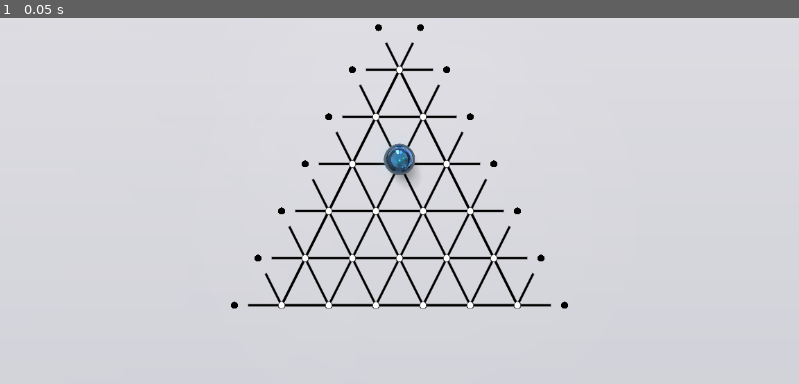
Above: before the commit, frame 1.
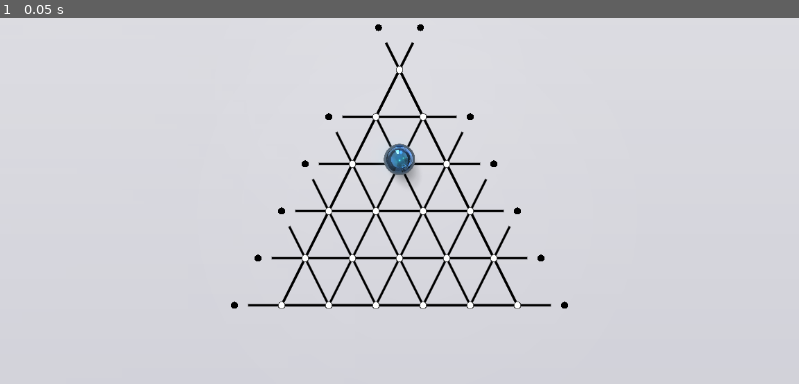
Above: after the commit, the same moment.

Repository: pegesund/trivium
Game: Godot game, scene res://root.tscn
Two runs of this game, one before a commit and one after it. Both use one fixed random seed, a clock stepped at 60 frames per second and the inputs below.
Inputs:
- Up to frame 1 (0.05 s): no input

The runs differ from the first frame. In frame 1, 0.3% of the frame differs, in the area x 33-67%, y 6-78%.

Commit message:
sticks fix

Diff:
--- a/background.gd
+++ b/background.gd
@@ -279,25 +279,33 @@
 
 	# Add horizontal sticks to the left side of the triangle
 	for row in range(rows):  # Include all rows
-		var point = grid_points[row][0]  # Leftmost point in row
-		var stick_end = draw_horizontal_stick(point, -1, standard_distance)  # Use standard distance
-
-		# Store the stick endpoint for this row
-		stick_ends[row].append({"position": stick_end, "side": "left"})
-
-		# Store the outer intersection point
-		all_intersections.append({"position": stick_end, "is_outer": true})
+		if row > 0:  # Skip the top level (row 0)
+			var point = grid_points[row][0]  # Leftmost point in row
+			var stick_end = draw_horizontal_stick(point, -1, standard_distance)  # Use standard distance
+
+			# Store the stick endpoint for this row
+			stick_ends[row].append({"position": stick_end, "side": "left"})
+
+			# Store the outer intersection point
+			all_intersections.append({"position": stick_end, "is_outer": true})
+		else:
+			# Add empty placeholder for the top row to maintain indexing
+			stick_ends[row].append({"position": Vector2.ZERO, "side": "left"})
 
 	# Add horizontal sticks to the right side of the triangle
 	for row in range(rows):  # Include all rows
-		var point = grid_points[row][row]  # Rightmost point in row
-		var stick_end = draw_horizontal_stick(point, 1, standard_distance)  # Use standard distance
-
-		# Store the stick endpoint for this row
-		stick_ends[row].append({"position": stick_end, "side": "right"})
-
-		# Store the outer intersection point
-		all_intersections.append({"position": stick_end, "is_outer": true})
+		if row > 0:  # Skip the top level (row 0)
+			var point = grid_points[row][row]  # Rightmost point in row
+			var stick_end = draw_horizontal_stick(point, 1, standard_distance)  # Use standard distance
+
+			# Store the stick endpoint for this row
+			stick_ends[row].append({"position": stick_end, "side": "right"})
+
+			# Store the outer intersection point
+			all_intersections.append({"position": stick_end, "is_outer": true})
+		else:
+			# Add empty placeholder for the top row to maintain indexing
+			stick_ends[row].append({"position": Vector2.ZERO, "side": "right"})
 
 	# Calculate diagonal directions from top point
 	var top_left_dir = (grid_points[1][0] - triangle_top).normalized()
@@ -319,31 +327,32 @@
 
 	# Now draw diagonal connections from outer grid points to black points in the layer above
 	for row in range(1, rows):  # Start from row 1 (second row) since row 0 has no layer above
-		# Connect left edge points to the left stick endpoint in the row above
-		if row < rows - 1:  # Skip the bottom row for left edge
-			var left_point = grid_points[row][0]  # Leftmost point in current row
-			var above_left_stick = stick_ends[row-1][0]["position"]  # Left stick endpoint in row above
-
-			# Draw diagonal connection
-			draw_line_with_gap(left_point, above_left_stick, gap_dist_global, grid_color, connection_width)
-
-		# Connect right edge points to the right stick endpoint in the row above
-		if row < rows - 1:  # Skip the bottom row for right edge
-			var right_point = grid_points[row][row]  # Rightmost point in current row
-			var above_right_stick = stick_ends[row-1][1]["position"]  # Right stick endpoint in row above
-
-			# Draw diagonal connection
-			draw_line_with_gap(right_point, above_right_stick, gap_dist_global, grid_color, connection_width)
-
-	# Add diagonal connections from the bottom row's outer white points
-	var bottom_left_point = bottom_row[0]
-	var bottom_left_above_stick = stick_ends[rows-2][0]["position"]
-	draw_line_with_gap(bottom_left_point, bottom_left_above_stick, gap_dist_global, grid_color, connection_width)
-
-	# Connect rightmost point in bottom row to the right stick endpoint in the row above
-	var bottom_right_point = bottom_row[bottom_row.size()-1]
-	var bottom_right_above_stick = stick_ends[rows-2][1]["position"]
-	draw_line_with_gap(bottom_right_point, bottom_right_above_stick, gap_dist_global, grid_color, connection_width)
+		# Special case for row 1 (connecting to the top level)
+		if row == 1:
+			# For row 1, we connect to the top black circles instead of stick endpoints
+			var left_point = grid_points[row][0]  # Leftmost point in row 1
+			var right_point = grid_points[row][row]  # Rightmost point in row 1
+
+			# Draw diagonal connections to the black circles above the top point
+			draw_line_with_gap(left_point, top_left_black, gap_dist_global, grid_color, connection_width)
+			draw_line_with_gap(right_point, top_right_black, gap_dist_global, grid_color, connection_width)
+		else:
+			# For rows 2 and below, connect to the stick endpoints in the row above
+			# Connect left edge points to the left stick endpoint in the row above
+			if row < rows - 1:  # Skip the bottom row for left edge
+				var left_point = grid_points[row][0]  # Leftmost point in current row
+				var above_left_stick = stick_ends[row-1][0]["position"]  # Left stick endpoint in row above
+
+				# Draw diagonal connection
+				draw_line_with_gap(left_point, above_left_stick, gap_dist_global, grid_color, connection_width)
+
+			# Connect right edge points to the right stick endpoint in the row above
+			if row < rows - 1:  # Skip the bottom row for right edge
+				var right_point = grid_points[row][row]  # Rightmost point in current row
+				var above_right_stick = stick_ends[row-1][1]["position"]  # Right stick endpoint in row above
+
+				# Draw diagonal connection
+				draw_line_with_gap(right_point, above_right_stick, gap_dist_global, grid_color, connection_width)
 
 	# Draw all intersection points AFTER drawing all lines
 	for intersection in all_intersections:
